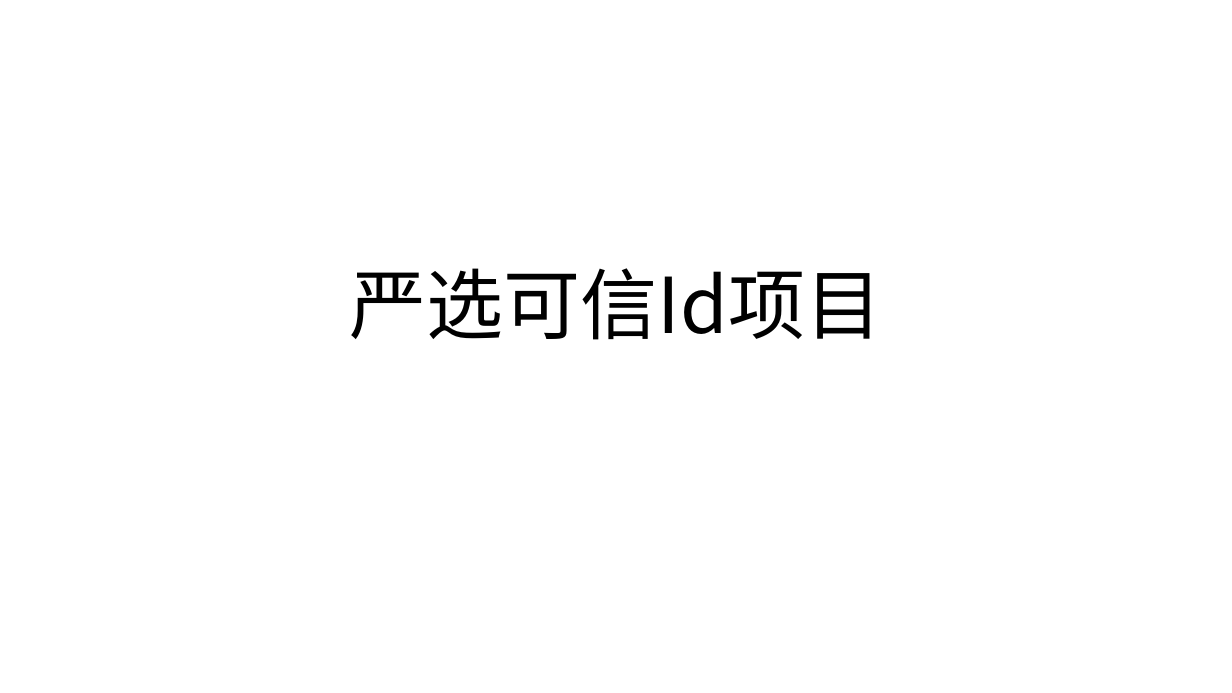
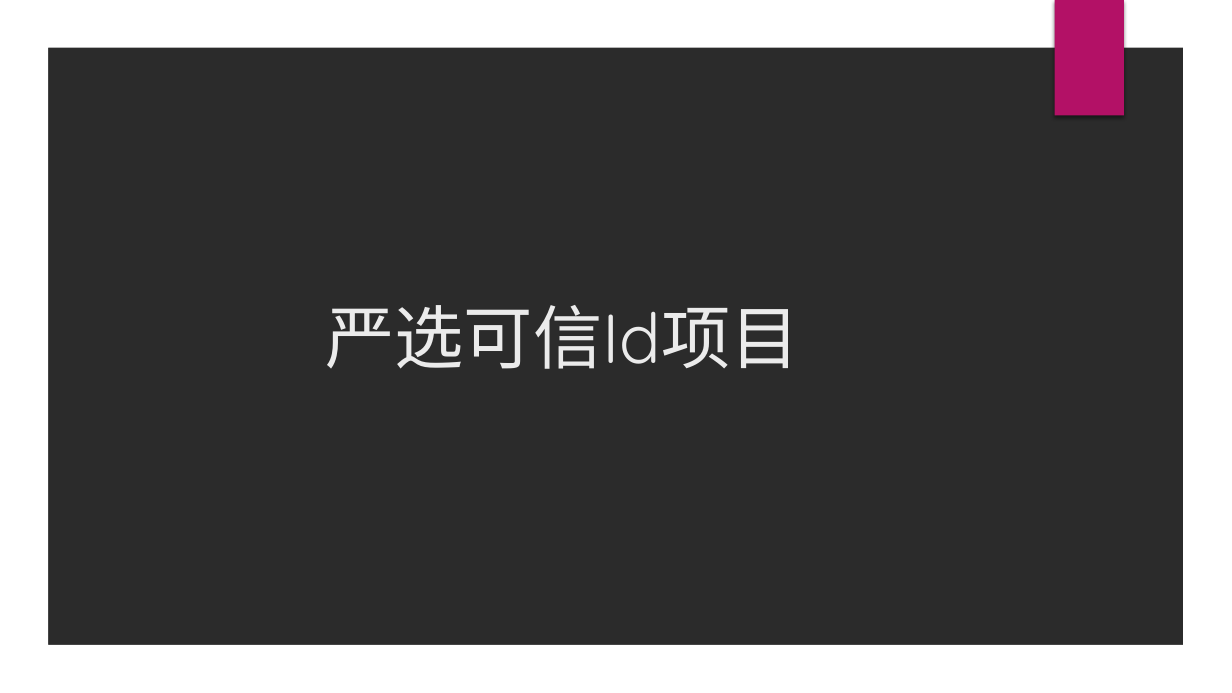
Before and after one commit to happylishang/happylishang.github.io, a slide deck: slide 1 of _posts/Android/严选可信ID项目.pptx. Drawn at 1232x693 pixels with LibreOffice and Linux fonts; fonts in the diff are those of the drawing; background and template pictures are left out; a plain dark background stands for a picture behind light text. Boxes give left, top, right and bottom in pixels: in the first picture for what was removed or moved away, otherwise in the second. Text is boxed around its words. In the diff, an @@ line names an element or a change of style, - is before the commit and + after.

```diff
--- a/_posts/Android/严选可信ID项目.pptx
+++ b/_posts/Android/严选可信ID项目.pptx
@@ background #FFFFFF to picture (left out) @@
@@ freeform shape added at (x1=0, y1=0, x2=1232, y2=693), fill #FFFFFF @@
@@ rectangle added at (x1=1055, y1=0, x2=1124, y2=116), fill #B31166 @@
@@ title "严选可信Id项目" moved from (x1=350, y1=268, x2=882, y2=340) to (x1=325, y1=305, x2=800, y2=369) @@
@@ title "严选可信Id项目" at (x1=325, y1=305, x2=800, y2=369): size 60 to 54 pt, font Noto Sans CJK SC to Quicksand, text colour #000000 to #EBEBEB; line spacing 0.9 to 1 @@
```
Also in this commit, not shown: 11 other slides changed.
